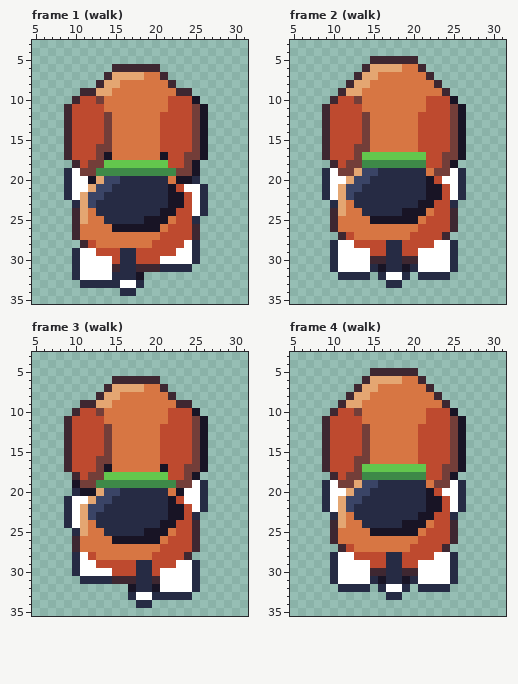
Pixel-art file -- art/minis/dog-lady@75.aseprite. The picture above was drawn from the file before the commit.
36x36 pixels, 24 frames. Shown: frame 1 (walk): x 5..31, y 3..35; frame 2 (walk): x 5..31, y 3..35; frame 3 (walk): x 5..31, y 3..35; frame 4 (walk): x 5..31, y 3..35. The commit also changed other frames, which this record leaves out.
Once edited:
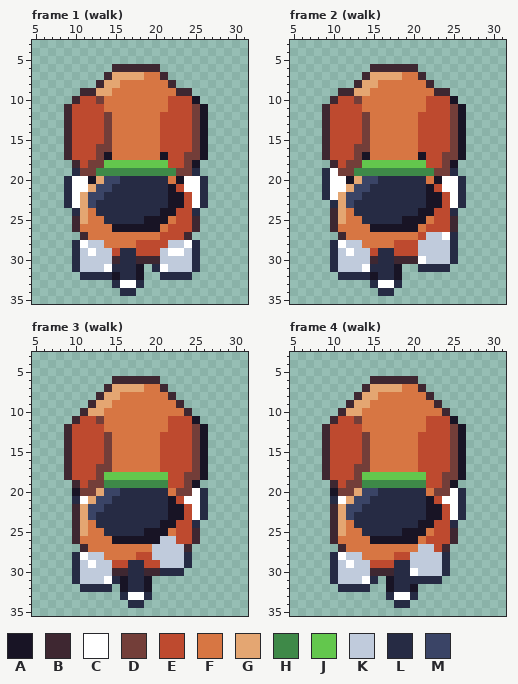
Palette (. is transparent): A #181425  B #3e2731  C #ffffff  D #733e39  E #be4a2f  F #d77643  G #e4a672  H #3e8948  J #63c74d  K #c0cbdc  L #262b44  M #3a4466
Commit: Clarify pack dog gait and reaction recovery
Diff:
Changed rows in their new state; - is an unchanged pixel.
Frame 1 (walk):
first column x 9:
19 .L--------------L-
20 ---------------CCL
23 LC----------------
24 -L--------------L.
25 ----------------B-
27 -.B------------B.-
28 -LCKK----EE--KK---
29 --K-KK------KC-K--
30 --KKKKB--BBBKKKK--
31 --KKK-L--A.LCKKKL-
32 -.LLLLA-----LLLL--
33 --....------------
Frame 2 (walk):
first column x 12:
 5 ---......---
 6 --.BBBBBB.--
 7 -.B-GGG--B.-
 8 .B-G------B.
 9 B-G--------B
first column x 11:
17 ---AFFFFFFA-----
18 ---JJJJJJJJ-----
19 --HHHHHHHHHH--L.
20 -AG-M------FA---
21 CG-M--------EC--
22 --M-------------
23 -M--------L-A-CL
24 --L-----LL-A--L-
25 G--LLLLL--AF----
26 ----AAAAAAF-----
27 -F-------F-KKCL-
28 -KKFFFFE--KKKK--
29 K-KK-L-E--KKKK--
30 KKKK-L-B---KKK--
31 KKK--L-A..LLLL.-
32 ----A-LA.-....--
33 ----LCC---------
34 -----LL---------
Frame 3 (walk):
first column x 9:
 9 --.------------.--
10 -.BGG--------FFB.-
11 .B--D-----------A.
12 -----F------F-----
first column x 9:
16 ----E-------------
17 -----D------E--E--
18 BE-E------------DA
19 -BE-D--------EE-A.
20 -ADD----------DD--
21 .L----------------
22 .B----------------
23 .B--------------CL
24 .B--------------L-
25 -B----------------
26 ------------KK----
27 -.B--------KKKKB.-
28 ---KK----EEKKKKL--
29 --K-KK--L-E-KKKL.-
30 --KKKKBBL-BBLLL..-
31 -LKKKCLAL-A......-
32 --LLLL-AL-A......-
33 -------LC-L.....--
34 --------L-.-------
Frame 4 (walk):
first column x 9:
 5 ------......------
 6 -----.BBBBBB.-----
 7 ----.B-GGG--B.----
 8 ---.B-G------B.---
 9 --.B-G--------B.--
10 -.BGG--------FFB.-
11 .B--D-----------A.
12 -----F------F-----
first column x 9:
16 ----E-------------
17 -----DFFFFFFE--E--
18 BE-E-JJJJJJJJ---DA
19 .BE-DHHHHHHHHEE-A.
20 .ADDG-M------FDD--
21 .LCG-M--------EC--
22 .B--M-------------
23 -B-M--------L-A-CL
24 ----L-----LL-A--L-
25 --G--LLLLL--AF----
26 ------AAAAAAF-----
27 ---F-------FKK----
28 ---KKFFFFE-KKKKL.-
29 --K-KK--E-LKKKKL.-
30 --KKKK--B-LCKKKL.-
31 --KKK--.A-L-LLL..-
32 -------.AL-A....--
33 ---------CCL------
34 ---------LL-------
Pixel boxes of the changes (left, top, right, bottom) in both pictures:
changed: (64, 168, 208, 288)
changed: (346, 56, 442, 96)
changed: (338, 152, 466, 296)
changed: (64, 400, 208, 608)
changed: (322, 368, 466, 608)
